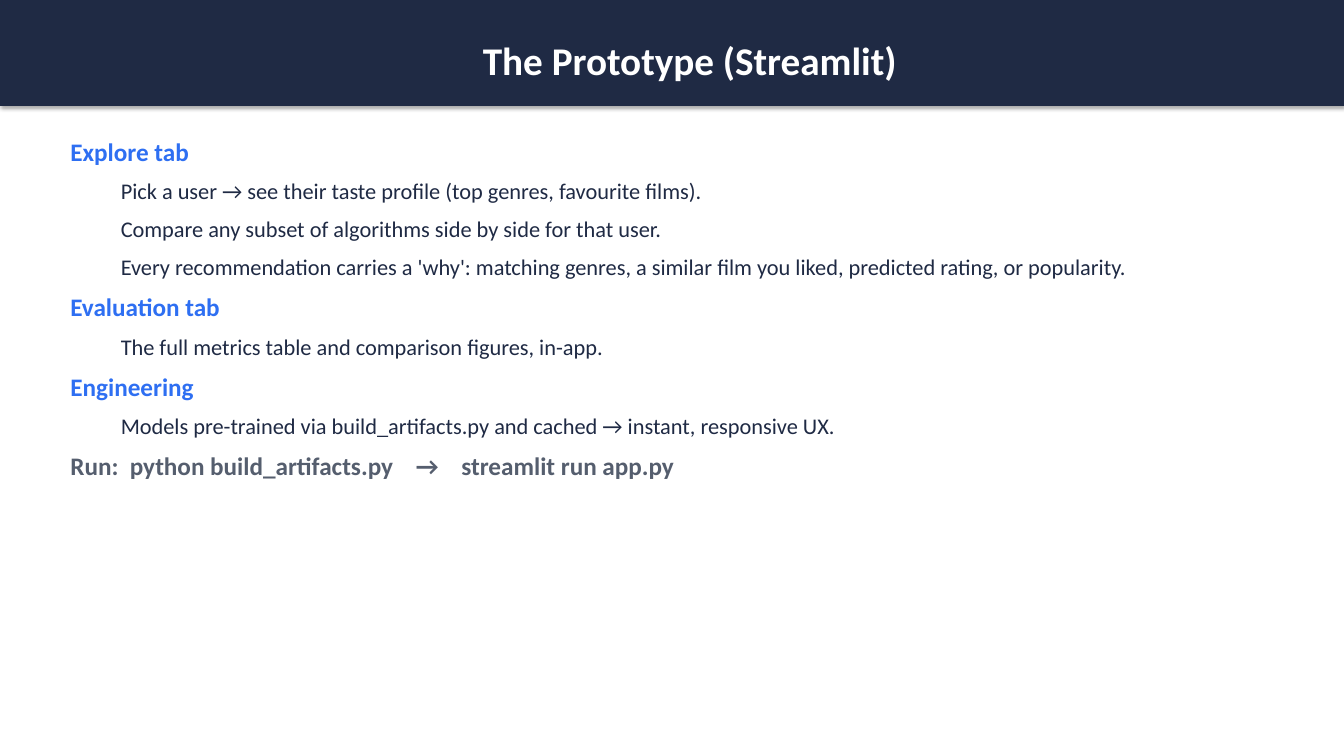
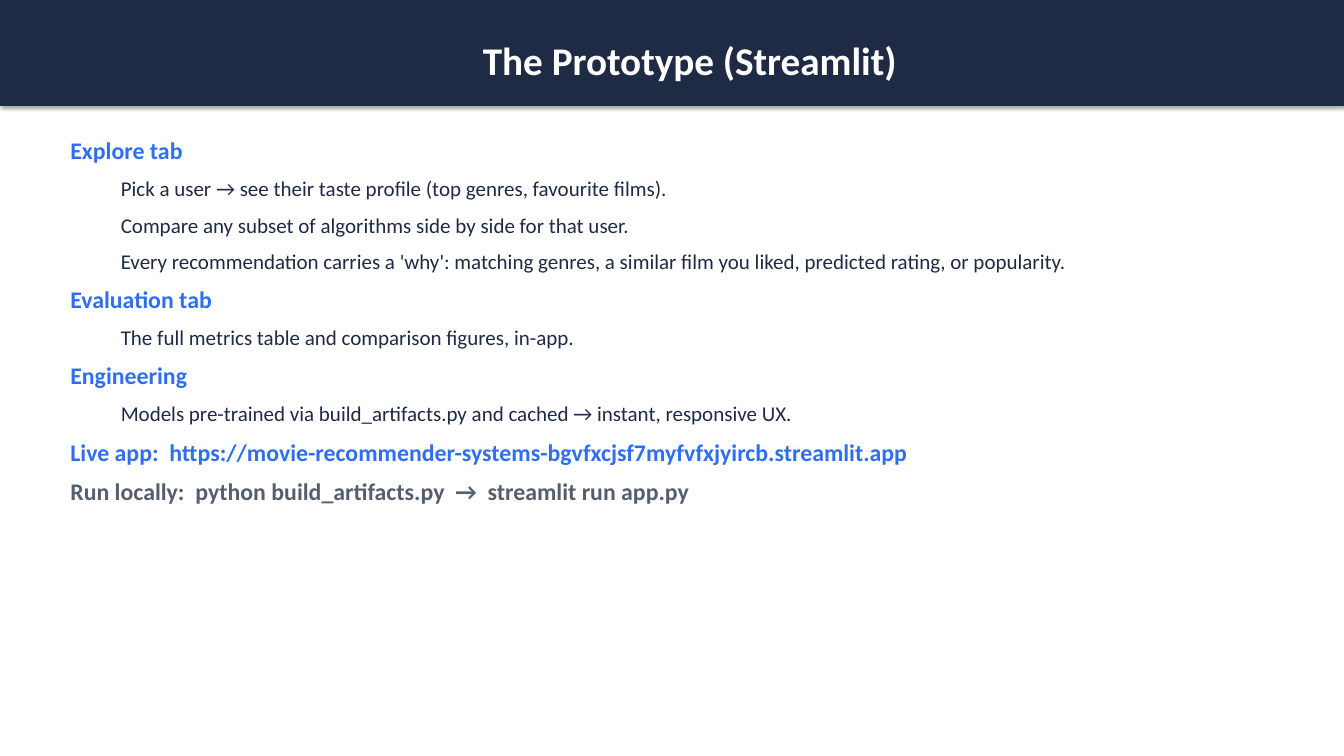
Before and after one commit to HiroakiNakano1985/Movie-Recommender-Systems, a slide deck: slide 14 of Movie_Recommender_Individual_Project.pptx. Drawn at 1344x756 pixels with LibreOffice and Linux fonts; fonts in the diff are those of the drawing. Boxes give left, top, right and bottom in pixels: in the first picture for what was removed or moved away, otherwise in the second. Text is boxed around its words. In the diff, an @@ line names an element or a change of style, - is before the commit and + after.

Commit message:
Add live demo URL to slides; stop tracking deliverable build scripts

```diff
--- a/Movie_Recommender_Individual_Project.pptx
+++ b/Movie_Recommender_Individual_Project.pptx
@@ text at [70,142,1065,425]: size 18 to 17 pt in "Explore tab", "Evaluation tab", "Engineering"; size 16 to 15 pt in "Pick a user → see their taste ...", "Compare any subset of algorithms side by ...", "Every recommendation carries a 'why': matching genres, ...", "The full metrics table and comparison figures, ..." and 1 more places @@
@@ text at [70,444,907,504]: text changed; size 18 to 17 pt; text colour #555E6E to #2E6FF2 @@
-Run: python build_artifacts.py → streamlit run app.py
+Live app: https://movie-recommender-systems-bgvfxcjsf7myfvfxjyircb.streamlit.app
+Run locally: python build_artifacts.py → streamlit run app.py
```
Also in this commit, not shown: 1 other slide changed, 3 other files.
